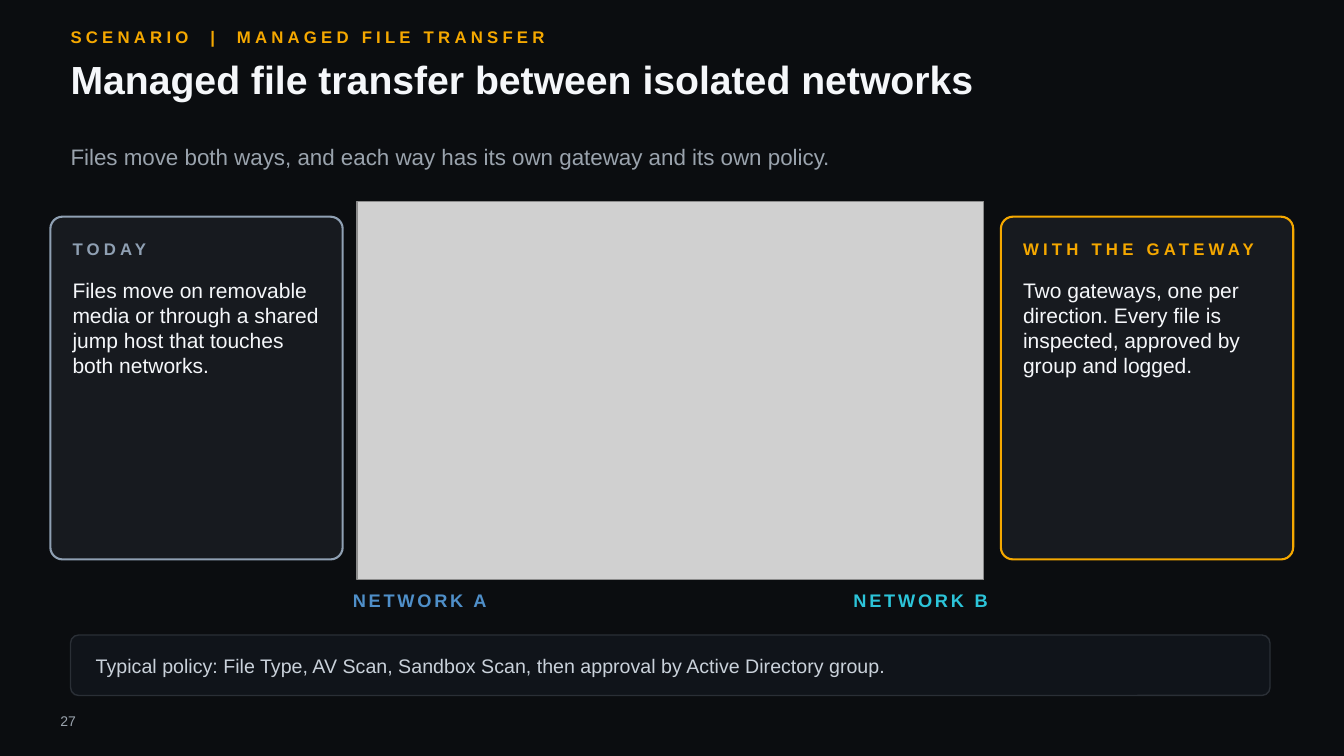
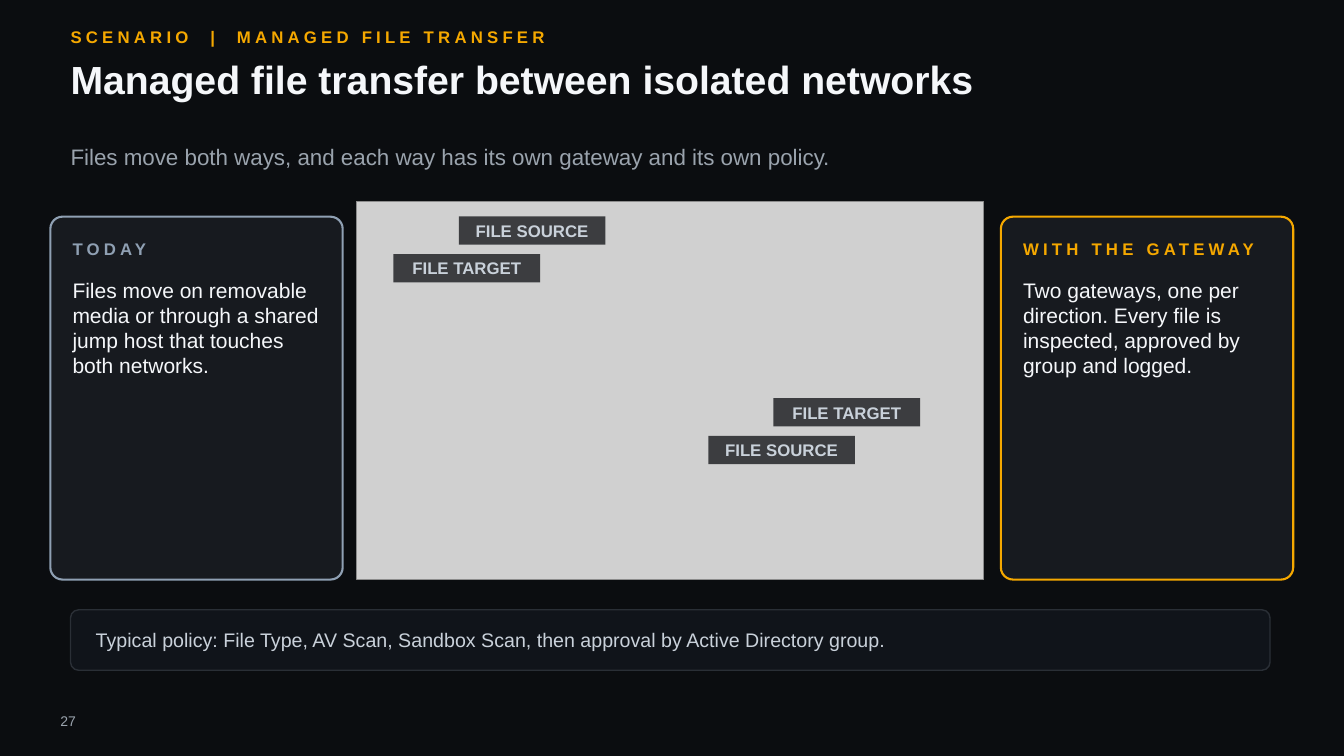
Before and after one commit to hybridus/DFX_Marketing, a slide deck: slide 27 of Projects/04_Presales_Gateway_Deck/pilot/raw.pptx. Drawn at 1344x756 pixels with LibreOffice and Linux fonts; fonts in the diff are those of the drawing; grey boxes stand for pictures; background and template pictures are left out. Boxes give left, top, right and bottom in pixels: in the first picture for what was removed or moved away, otherwise in the second. Text is boxed around its words. In the diff, an @@ line names an element or a change of style, - is before the commit and + after.

```diff
--- a/Projects/04_Presales_Gateway_Deck/pilot/raw.pptx
+++ b/Projects/04_Presales_Gateway_Deck/pilot/raw.pptx
@@ rounded rectangle: place and size @@
-rounded rectangle at box(50, 217, 343, 560)
+rounded rectangle at box(50, 217, 343, 580)
@@ rectangle added at box(459, 217, 606, 245), fill #0B0D10 at 75% opacity, 12 pt, text #C9D1DA, bold @@
+FILE SOURCE
@@ rounded rectangle: place and size @@
-rounded rectangle at box(1001, 217, 1294, 560)
+rounded rectangle at box(1001, 217, 1294, 580)
@@ rectangle added at box(393, 254, 540, 282), fill #0B0D10 at 75% opacity, 12 pt, text #C9D1DA, bold @@
+FILE TARGET
@@ rectangle added at box(773, 398, 921, 426), fill #0B0D10 at 75% opacity, 12 pt, text #C9D1DA, bold @@
+FILE TARGET
@@ rectangle added at box(709, 436, 856, 464), fill #0B0D10 at 75% opacity, 12 pt, text #C9D1DA, bold @@
+FILE SOURCE
@@ text removed at box(353, 594, 486, 607) @@
-NETWORK A
@@ text removed at box(853, 593, 988, 611) @@
-NETWORK B
@@ rounded rectangle: place and size @@
-rounded rectangle at box(71, 635, 1270, 696)
+rounded rectangle at box(71, 610, 1270, 670)
@@ text "Typical policy: File Type, AV ...": place and size @@
-text "Typical policy: File Type, AV ..." at box(96, 658, 885, 677)
+text "Typical policy: File Type, AV ..." at box(96, 632, 885, 651)
```
Also in this commit, not shown: 19 other slides changed, 38 other files.
